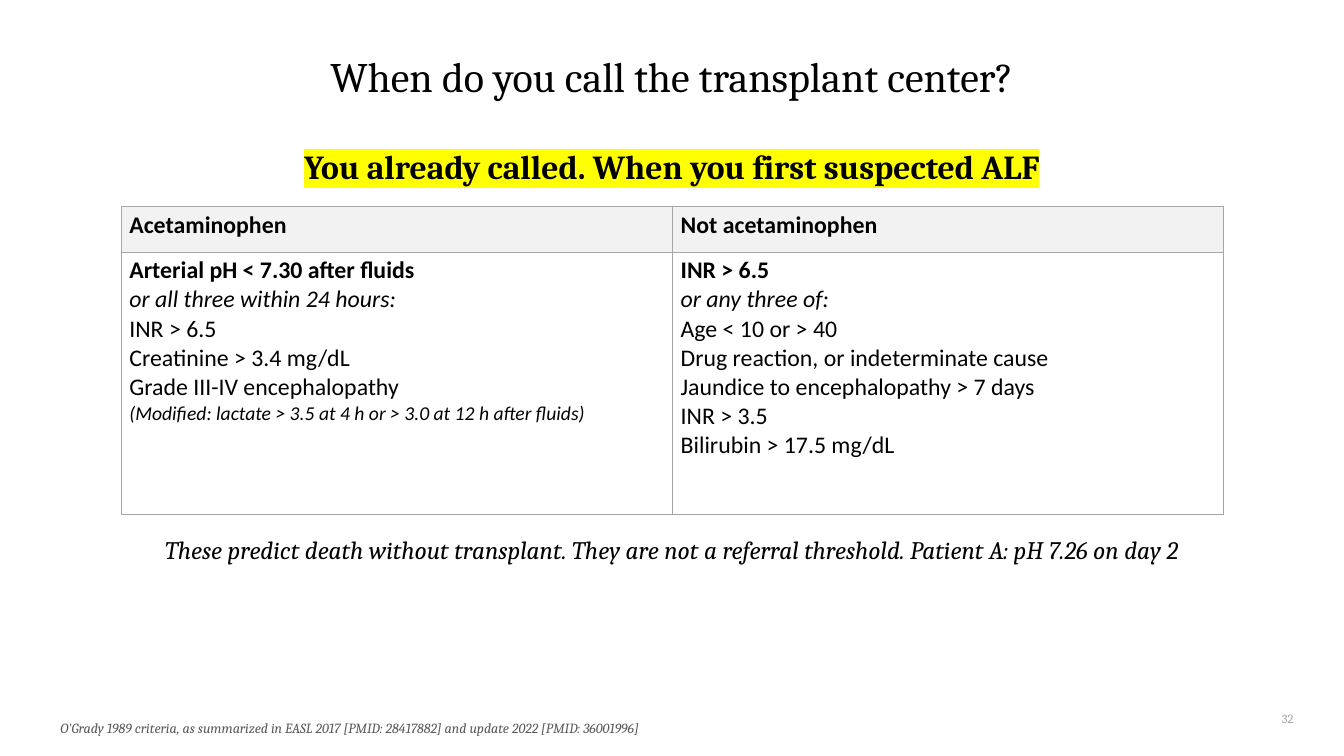
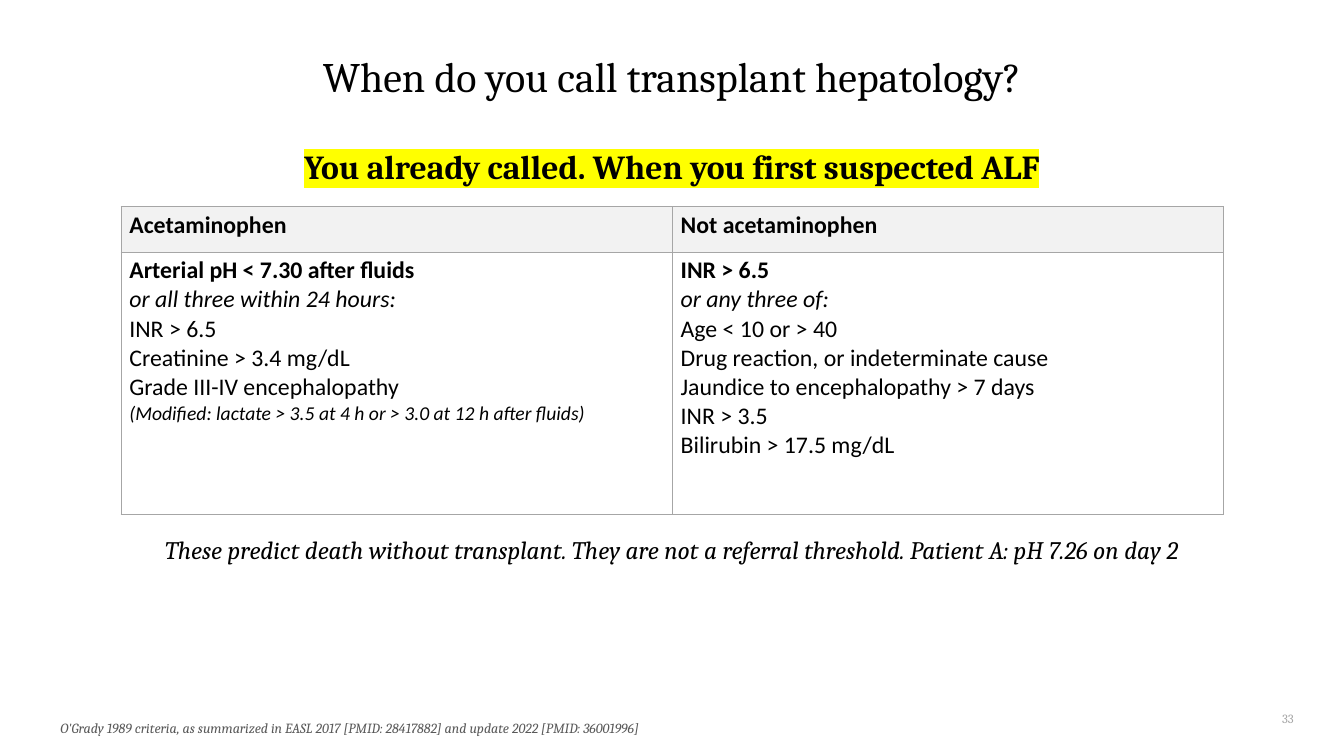
Before and after one commit to qaddodi/mohammad-almeqdadi-lectures, a slide deck: slide 33 of lectures/acute-liver-failure-aclf-in-icu/ALF and ACLF in the ICU.pptx (slide 32 before the commit). Drawn at 1344x756 pixels with LibreOffice and Linux fonts; fonts in the diff are those of the drawing. Boxes give left, top, right and bottom in pixels: in the first picture for what was removed or moved away, otherwise in the second. Text is boxed around its words. In the diff, an @@ line names an element or a change of style, - is before the commit and + after.

```diff
--- a/lectures/acute-liver-failure-aclf-in-icu/ALF and ACLF in the ICU.pptx
+++ b/lectures/acute-liver-failure-aclf-in-icu/ALF and ACLF in the ICU.pptx
@@ title at [323,62,1021,102]: text changed @@
-When do you call the transplant center?
+When do you call transplant hepatology?
```
Also in this commit, not shown: 10 other slides changed, 1 slide added, 2 other files.
